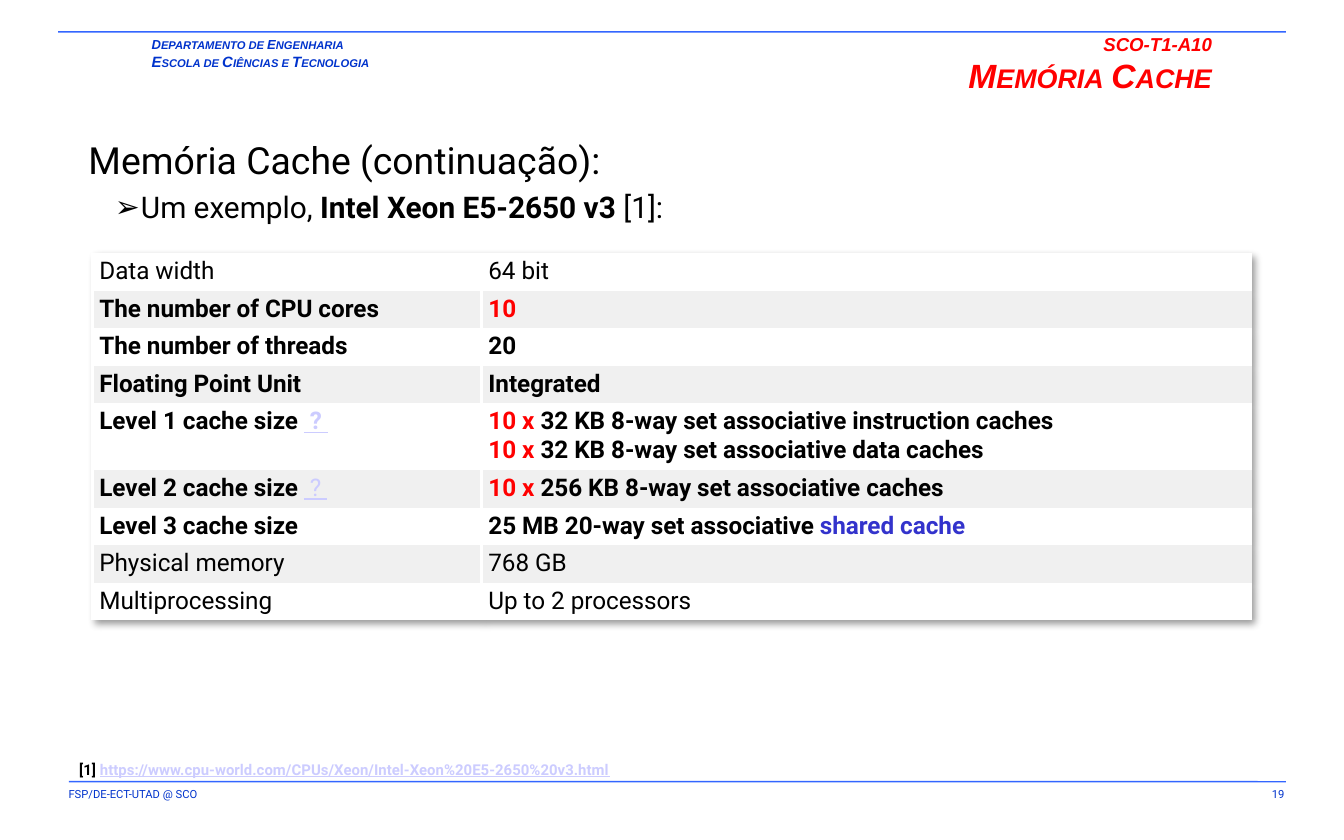
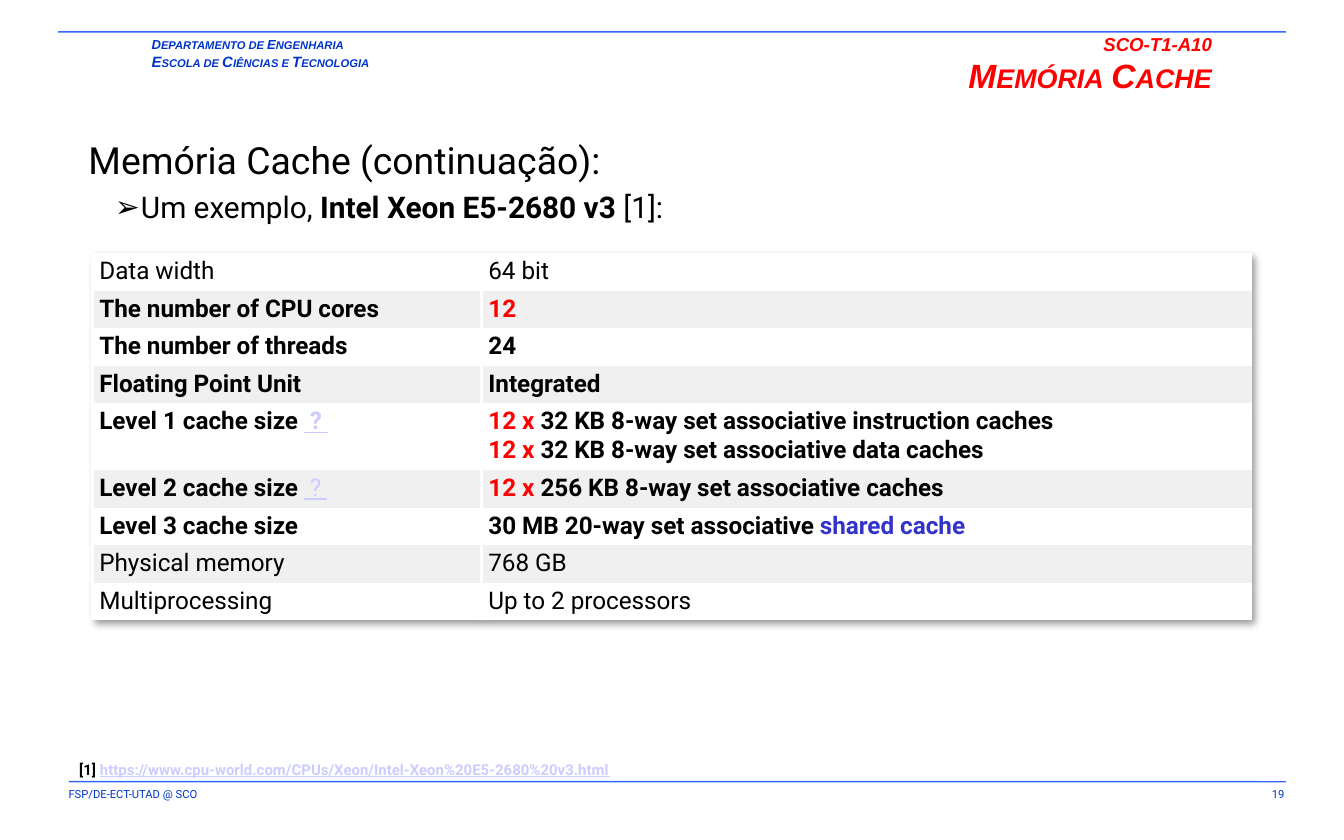
Before and after one commit to fsp864/UTAD-SCO, a slide deck: slide 19 of aulas/t/old/SCO-T1-A09-A10.pptx. Drawn at 1344x840 pixels with LibreOffice and Linux fonts; fonts in the diff are those of the drawing; background and template pictures are left out. Boxes give left, top, right and bottom in pixels: in the first picture for what was removed or moved away, otherwise in the second. Text is boxed around its words. In the diff, an @@ line names an element or a change of style, - is before the commit and + after.

Commit message:
minor update

```diff
--- a/aulas/t/old/SCO-T1-A09-A10.pptx
+++ b/aulas/t/old/SCO-T1-A09-A10.pptx
@@ text at (x1=141, y1=193, x2=663, y2=224): text changed @@
-  ➢ Um exemplo, Intel Xeon E5-2650 v3 [1]:
+  ➢ Um exemplo, Intel Xeon E5-2680 v3 [1]:
@@ table at (x1=93, y1=253, x2=1253, y2=642) @@
-row 2, column 2: 10
+row 2, column 2: 12
-row 3, column 2: 20
+row 3, column 2: 24
-row 5, column 2: 10 x 32 KB 8-way set associative instruction caches 10 x 32 KB 8-way set associative data caches
+row 5, column 2: 12 x 32 KB 8-way set associative instruction caches 12 x 32 KB 8-way set associative data caches
-row 6, column 2: 10 x 256 KB 8-way set associative caches
+row 6, column 2: 12 x 256 KB 8-way set associative caches
-row 7, column 2: 25 MB 20-way set associative shared cache
+row 7, column 2: 30 MB 20-way set associative shared cache
```
